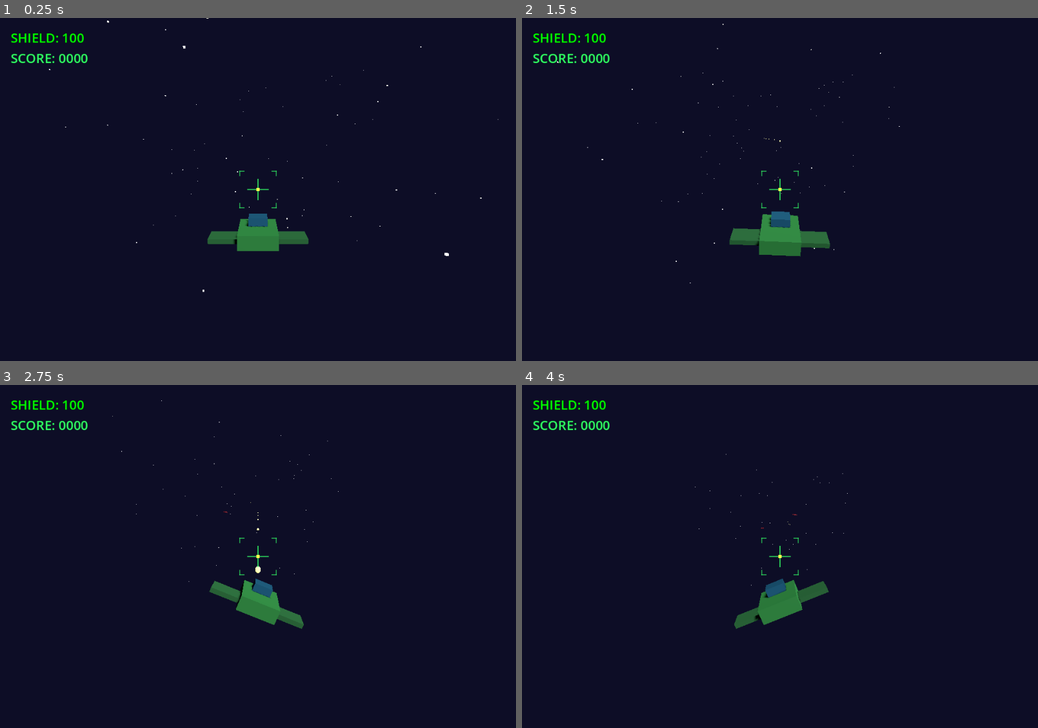
Above: before the commit, frames 1-4 (two rows, left to right).
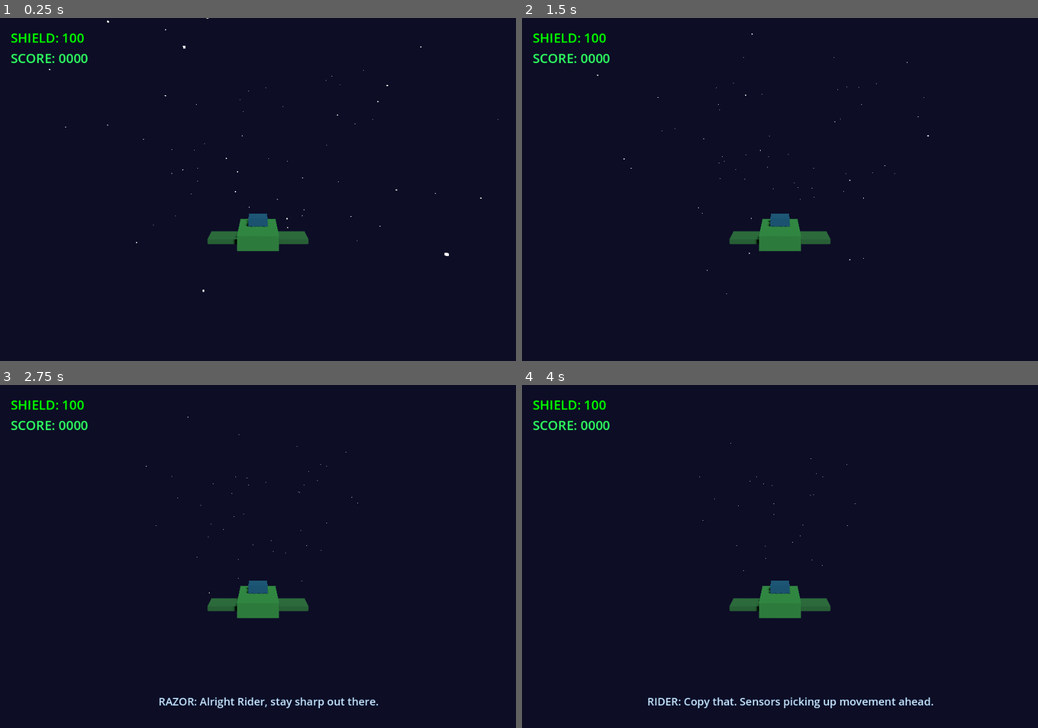
Above: after the commit, the same moments.

Repository: mitchins/salamander-wing-game
Game: Godot game, scene res://scenes/Main.tscn
Same seed, same stepped clock (60 frames per second), same inputs: the game is played once before the commit and once after it.
Inputs:
- Up to frame 1 (0.25 s): no input
- Up to frame 2 (1.5 s): tap Enter at 0.5 s; hold D (move_right) 0.53-1.28 s; hold Space (fire) 0.53-1.28 s; tap 1 at 0.8, 1.35 s; hold S (move_down) from 1.28 s (still down)
- Up to frame 3 (2.75 s): tap 2 at 1.55, 2.1 s; release S (move_down) at 2.03 s; hold D (move_right) from 2.03 s (still down); hold Space (fire) from 2.03 s (still down)
- Up to frame 4 (4 s): release D (move_right) at 2.78 s; release Space (fire) at 2.78 s; hold W (move_up) 2.78-3.53 s; tap Space (fire) at 2.85 s; tap 1 at 3.05, 3.6 s; hold A (move_left) from 3.53 s (still down); tap 2 at 3.8 s

The runs differ from the first frame. In frame 1, less than 0.1% of the frame differs, in the area x 46-54%, y 44-56%; in frame 2, 0.5%; in frame 3, 1.6%; in frame 4, 1.7%, in the area x 24-80%, y 16-95%.

Commit message:
Implement state machine for gameplay loop: CINEMATIC, QTE, and COMBAT; add QTE overlay and update HUD for chatter display

Diff:
--- a/scripts/EnemySpawner.gd
+++ b/scripts/EnemySpawner.gd
@@ -3,6 +3,7 @@
 
 ## Spawns enemies ahead of the player at regular intervals
 ## Keeps track of active enemies to prevent overcrowding
+## Controlled by Main.gd state machine via spawning_enabled
 
 @export var enemy_scene: PackedScene
 @export var spawn_interval: float = 1.5  # Seconds between spawns
@@ -10,6 +11,9 @@
 @export var spawn_distance: float = 80.0  # How far ahead to spawn
 @export var spawn_range_x: float = 6.0  # Horizontal spawn range
 @export var spawn_range_y: float = 4.0  # Vertical spawn range
+
+# Controlled by Main.gd based on game state
+var spawning_enabled: bool = false
 
 var _spawn_timer: float = 0.0
 var _player: Node3D = null
@@ -23,6 +27,10 @@
 
 func _process(delta: float) -> void:
 	if _game_controller and _game_controller.game_over:
+		return
+
+	# Only spawn during COMBAT state
+	if not spawning_enabled:
 		return
 
 	_spawn_timer += delta
--- a/scripts/HUD.gd
+++ b/scripts/HUD.gd
@@ -1,16 +1,20 @@
 extends Control
 class_name HUD
 
-## In-game HUD displaying shield, score, and crosshair
+## In-game HUD displaying shield, score, crosshair, and chatter
 ## Stays crisp (not affected by CRT shader)
 
 @onready var shield_label: Label = $MarginContainer/VBoxContainer/ShieldLabel
 @onready var score_label: Label = $MarginContainer/VBoxContainer/ScoreLabel
 @onready var game_over_label: Label = $GameOverLabel
+@onready var crosshair: Control = $Crosshair
+@onready var chatter_label: Label = $ChatterContainer/ChatterLabel
 
 func _ready() -> void:
 	if game_over_label:
 		game_over_label.visible = false
+	if chatter_label:
+		chatter_label.text = ""
 
 func update_shield(value: int) -> void:
 	if shield_label:
@@ -30,3 +34,15 @@
 func show_game_over() -> void:
 	if game_over_label:
 		game_over_label.visible = true
+
+func show_crosshair() -> void:
+	if crosshair:
+		crosshair.visible = true
+
+func hide_crosshair() -> void:
+	if crosshair:
+		crosshair.visible = false
+
+func show_chatter(text: String) -> void:
+	if chatter_label:
+		chatter_label.text = text
--- a/scripts/Main.gd
+++ b/scripts/Main.gd
@@ -3,6 +3,9 @@
 
 ## Main scene that sets up the game
 ## Contains SubViewport for low-res rendering with CRT filter
+## Implements CINEMATIC → QTE → COMBAT state machine
+
+enum State { CINEMATIC, QTE, COMBAT }
 
 @onready var game_viewport: SubViewport = $SubViewportContainer/GameViewport
 @onready var player: Player = $SubViewportContainer/GameViewport/Player
@@ -10,9 +13,177 @@
 @onready var enemy_spawner: EnemySpawner = $SubViewportContainer/GameViewport/EnemySpawner
 @onready var hud: Control = $HUDLayer/HUD
 
+# State machine
+var state: State = State.CINEMATIC
+var state_time: float = 0.0
+
+# QTE settings
+var last_qte_choice: String = ""
+var _qte_overlay: Control = null
+const QTE_OVERLAY_SCENE = preload("res://ui/QTEOverlay.tscn")
+
+# Timing settings (tweak these for pacing)
+@export var cinematic_duration: float = 8.0
+@export var qte_timeout: float = 4.0
+@export var combat_duration: float = 20.0
+
+# Chatter lines for cinematic segments
+var _chatter_lines: Array[String] = [
+	"RAZOR: Alright Rider, stay sharp out there.",
+	"RIDER: Copy that. Sensors picking up movement ahead.",
+	"RAZOR: Don't get cocky. These bogeys are fast.",
+	"RIDER: Contact in 5... 4... 3...",
+]
+var _chatter_index: int = 0
+var _chatter_timer: float = 0.0
+
 func _ready() -> void:
 	# Set up connections
 	game_controller.setup_hud(hud)
 
 	# Add player to group for easy finding
 	player.add_to_group("player")
+
+	# Start in cinematic mode
+	enter_state(State.CINEMATIC)
+
+func _process(delta: float) -> void:
+	if game_controller.game_over:
+		return
+
+	state_time += delta
+
+	match state:
+		State.CINEMATIC:
+			_update_cinematic(delta)
+		State.QTE:
+			_update_qte(delta)
+		State.COMBAT:
+			_update_combat(delta)
+
+## State management
+
+func enter_state(new_state: State) -> void:
+	# Exit current state
+	_exit_state(state)
+
+	# Enter new state
+	state = new_state
+	state_time = 0.0
+
+	match new_state:
+		State.CINEMATIC:
+			_enter_cinematic()
+		State.QTE:
+			_enter_qte()
+		State.COMBAT:
+			_enter_combat()
+
+func _exit_state(old_state: State) -> void:
+	match old_state:
+		State.QTE:
+			# Clean up QTE overlay if it exists
+			if _qte_overlay and is_instance_valid(_qte_overlay):
+				_qte_overlay.queue_free()
+				_qte_overlay = null
+		State.COMBAT:
+			# Clear remaining enemies when exiting combat
+			_clear_enemies()
+
+## CINEMATIC state
+
+func _enter_cinematic() -> void:
+	print("[STATE] Entering CINEMATIC")
+	player.input_enabled = false
+	enemy_spawner.spawning_enabled = false
+	_chatter_index = 0
+	_chatter_timer = 0.0
+	hud.hide_crosshair()
+	hud.show_chatter("")
+
+func _update_cinematic(delta: float) -> void:
+	# Display chatter lines periodically
+	_chatter_timer += delta
+	var chatter_interval = cinematic_duration / (_chatter_lines.size() + 1)
+
+	if _chatter_index < _chatter_lines.size():
+		if _chatter_timer > chatter_interval:
+			_chatter_timer = 0.0
+			hud.show_chatter(_chatter_lines[_chatter_index])
+			_chatter_index += 1
+
+	# Transition to QTE after duration
+	if state_time > cinematic_duration:
+		hud.show_chatter("")
+		trigger_qte()
+
+## QTE state
+
+func _enter_qte() -> void:
+	print("[STATE] Entering QTE")
+	player.input_enabled = false
+	enemy_spawner.spawning_enabled = false
+
+	# Spawn QTE overlay
+	_qte_overlay = QTE_OVERLAY_SCENE.instantiate()
+	$HUDLayer.add_child(_qte_overlay)
+	_qte_overlay.choice_made.connect(_on_qte_choice)
+	_qte_overlay.start_countdown(qte_timeout)
+
+func _update_qte(_delta: float) -> void:
+	# Timeout - auto-pick "hold" if no choice made
+	if state_time > qte_timeout:
+		if _qte_overlay and is_instance_valid(_qte_overlay):
+			print("[QTE] Timeout - defaulting to HOLD")
+			_on_qte_choice("hold")
+
+func trigger_qte() -> void:
+	enter_state(State.QTE)
+
+func _on_qte_choice(choice_id: String) -> void:
+	print("[QTE] Choice made: %s" % choice_id)
+	last_qte_choice = choice_id
+
+	# Configure combat based on choice
+	match choice_id:
+		"evade":
+			# Fewer enemies, but take a small hit
+			enemy_spawner.spawn_interval = 2.5
+			enemy_spawner.max_enemies = 6
+			game_controller.player_hit(10)  # Scripted graze damage
+			hud.show_chatter("RIDER: Breaking hard! Took a scrape...")
+		"hold":
+			# More enemies, higher risk/reward
+			enemy_spawner.spawn_interval = 1.2
+			enemy_spawner.max_enemies = 12
+			hud.show_chatter("RIDER: Holding course. Here they come!")
+
+	enter_state(State.COMBAT)
+
+## COMBAT state
+
+func _enter_combat() -> void:
+	print("[STATE] Entering COMBAT")
+	player.input_enabled = true
+	enemy_spawner.spawning_enabled = true
+	hud.show_crosshair()
+
+	# Clear chatter after a moment
+	await get_tree().create_timer(2.0).timeout
+	if state == State.COMBAT:
+		hud.show_chatter("")
+
+func _update_combat(_delta: float) -> void:
+	# End combat window after duration
+	if state_time > combat_duration:
+		_end_combat_window()
+
+func _end_combat_window() -> void:
+	print("[COMBAT] Window ended")
+	hud.show_chatter("RAZOR: Good work, Rider. Returning to formation.")
+	enter_state(State.CINEMATIC)
+
+func _clear_enemies() -> void:
+	var enemies = get_tree().get_nodes_in_group("enemy")
+	for enemy in enemies:
+		enemy.queue_free()
--- a/scripts/Player.gd
+++ b/scripts/Player.gd
@@ -16,6 +16,9 @@
 @export var fire_rate: float = 0.15  # Seconds between shots
 @export var bullet_scene: PackedScene
 
+# Input control - set by Main.gd based on game state
+var input_enabled: bool = true
+
 # Internal state
 var _fire_cooldown: float = 0.0
 var _game_controller: Node = null
@@ -31,12 +34,13 @@
 	if _game_controller and _game_controller.game_over:
 		return
 
-	# Get input
+	# Get input only if enabled (COMBAT state)
 	var input_dir := Vector2.ZERO
-	input_dir.x = Input.get_axis("move_left", "move_right")
-	input_dir.y = Input.get_axis("move_down", "move_up")
+	if input_enabled:
+		input_dir.x = Input.get_axis("move_left", "move_right")
+		input_dir.y = Input.get_axis("move_down", "move_up")
 
-	# Calculate velocity
+	# Calculate velocity - always move forward, lateral only with input
 	velocity.x = input_dir.x * move_speed
 	velocity.y = input_dir.y * move_speed
 	velocity.z = forward_speed
@@ -55,9 +59,9 @@
 		target_rotation.x = -input_dir.y * 0.2  # Pitch when moving up/down
 		ship_mesh.rotation = ship_mesh.rotation.lerp(target_rotation, 10.0 * delta)
 
-	# Handle firing
+	# Handle firing only if input enabled
 	_fire_cooldown -= delta
-	if Input.is_action_pressed("fire") and _fire_cooldown <= 0.0:
+	if input_enabled and Input.is_action_pressed("fire") and _fire_cooldown <= 0.0:
 		_fire()
 		_fire_cooldown = fire_rate
 
--- /dev/null
+++ b/scripts/QTEOverlay.gd
@@ -0,0 +1,62 @@
+extends Control
+class_name QTEOverlay
+
+## QTE (Quick Time Event) overlay for decision moments
+## Displays two big buttons with keyboard shortcuts
+
+signal choice_made(choice_id: String)
+
+@onready var countdown_label: Label = $CenterContainer/VBoxContainer/CountdownLabel
+@onready var evade_button: Button = $CenterContainer/VBoxContainer/EvadeButton
+@onready var hold_button: Button = $CenterContainer/VBoxContainer/HoldButton
+
+var _countdown: float = 4.0
+var _choice_made: bool = false
+
+func _ready() -> void:
+	evade_button.pressed.connect(_on_evade_pressed)
+	hold_button.pressed.connect(_on_hold_pressed)
+
+	# Focus first button for gamepad support
+	evade_button.grab_focus()
+
+func _process(delta: float) -> void:
+	if _choice_made:
+		return
+
+	_countdown -= delta
+	if _countdown > 0:
+		countdown_label.text = "DECIDE: %.1f" % _countdown
+	else:
+		countdown_label.text = "TIME'S UP!"
+
+func _unhandled_input(event: InputEvent) -> void:
+	if _choice_made:
+		return
+
+	# Keyboard shortcuts
+	if event is InputEventKey and event.pressed:
+		match event.keycode:
+			KEY_1:
+				_on_evade_pressed()
+				get_viewport().set_input_as_handled()
+			KEY_2:
+				_on_hold_pressed()
+				get_viewport().set_input_as_handled()
+
+func start_countdown(duration: float) -> void:
+	_countdown = duration
+
+func _on_evade_pressed() -> void:
+	if _choice_made:
+		return
+	_choice_made = true
+	choice_made.emit("evade")
+	queue_free()
+
+func _on_hold_pressed() -> void:
+	if _choice_made:
+		return
+	_choice_made = true
+	choice_made.emit("hold")
+	queue_free()
--- a/ui/HUD.tscn
+++ b/ui/HUD.tscn
@@ -14,6 +14,12 @@
 outline_size = 4
 outline_color = Color(0.2, 0, 0, 1)
 
+[sub_resource type="LabelSettings" id="LabelSettings_chatter"]
+font_size = 20
+font_color = Color(0.8, 0.9, 1, 1)
+outline_size = 2
+outline_color = Color(0, 0.1, 0.2, 1)
+
 [node name="HUD" type="Control"]
 layout_mode = 3
 anchors_preset = 15
@@ -184,3 +190,21 @@
 label_settings = SubResource("LabelSettings_gameover")
 horizontal_alignment = 1
 vertical_alignment = 1
+
+[node name="ChatterContainer" type="MarginContainer" parent="."]
+layout_mode = 1
+anchors_preset = 12
+anchor_top = 1.0
+anchor_right = 1.0
+anchor_bottom = 1.0
+offset_top = -80.0
+grow_horizontal = 2
+grow_vertical = 0
+theme_override_constants/margin_left = 40
+theme_override_constants/margin_bottom = 20
+
+[node name="ChatterLabel" type="Label" parent="ChatterContainer"]
+layout_mode = 2
+text = ""
+label_settings = SubResource("LabelSettings_chatter")
+horizontal_alignment = 1
--- /dev/null
+++ b/ui/QTEOverlay.tscn
@@ -0,0 +1,79 @@
+[gd_scene load_steps=4 format=3 uid="uid://dqte0v3rlay01"]
+
+[ext_resource type="Script" path="res://scripts/QTEOverlay.gd" id="1_qte"]
+
+[sub_resource type="LabelSettings" id="LabelSettings_countdown"]
+font_size = 32
+font_color = Color(1, 1, 0.3, 1)
+outline_size = 3
+outline_color = Color(0.2, 0.2, 0, 1)
+
+[sub_resource type="LabelSettings" id="LabelSettings_button"]
+font_size = 28
+font_color = Color(1, 1, 1, 1)
+outline_size = 2
+outline_color = Color(0, 0, 0, 1)
+
+[node name="QTEOverlay" type="Control"]
+layout_mode = 3
+anchors_preset = 15
+anchor_right = 1.0
+anchor_bottom = 1.0
+grow_horizontal = 2
+grow_vertical = 2
+script = ExtResource("1_qte")
+
+[node name="DarkOverlay" type="ColorRect" parent="."]
+layout_mode = 1
+anchors_preset = 15
+anchor_right = 1.0
+anchor_bottom = 1.0
+grow_horizontal = 2
+grow_vertical = 2
+color = Color(0, 0, 0, 0.6)
+
+[node name="CenterContainer" type="CenterContainer" parent="."]
+layout_mode = 1
+anchors_preset = 15
+anchor_right = 1.0
+anchor_bottom = 1.0
+grow_horizontal = 2
+grow_vertical = 2
+
+[node name="VBoxContainer" type="VBoxContainer" parent="CenterContainer"]
+layout_mode = 2
+theme_override_constants/separation = 20
+
+[node name="PromptLabel" type="Label" parent="CenterContainer/VBoxContainer"]
+layout_mode = 2
+text = "INCOMING THREAT DETECTED"
+label_settings = SubResource("LabelSettings_countdown")
+horizontal_alignment = 1
+
+[node name="CountdownLabel" type="Label" parent="CenterContainer/VBoxContainer"]
+layout_mode = 2
+text = "DECIDE: 4.0"
+label_settings = SubResource("LabelSettings_countdown")
+horizontal_alignment = 1
+
+[node name="Spacer" type="Control" parent="CenterContainer/VBoxContainer"]
+custom_minimum_size = Vector2(0, 20)
+layout_mode = 2
+
+[node name="EvadeButton" type="Button" parent="CenterContainer/VBoxContainer"]
+custom_minimum_size = Vector2(300, 60)
+layout_mode = 2
+theme_override_font_sizes/font_size = 24
+text = "[1] EVADE - Break formation"
+
+[node name="HoldButton" type="Button" parent="CenterContainer/VBoxContainer"]
+custom_minimum_size = Vector2(300, 60)
+layout_mode = 2
+theme_override_font_sizes/font_size = 24
+text = "[2] HOLD COURSE - Engage head-on"
+
+[node name="HintLabel" type="Label" parent="CenterContainer/VBoxContainer"]
+layout_mode = 2
+text = "Press [1] or [2] to choose"
+label_settings = SubResource("LabelSettings_button")
+horizontal_alignment = 1
Not shown, added: scripts/QTEOverlay.gd.uid
Not shown: 1 places in ui/HUD.tscn that only renumber resources
Not shown, changed: README.md
